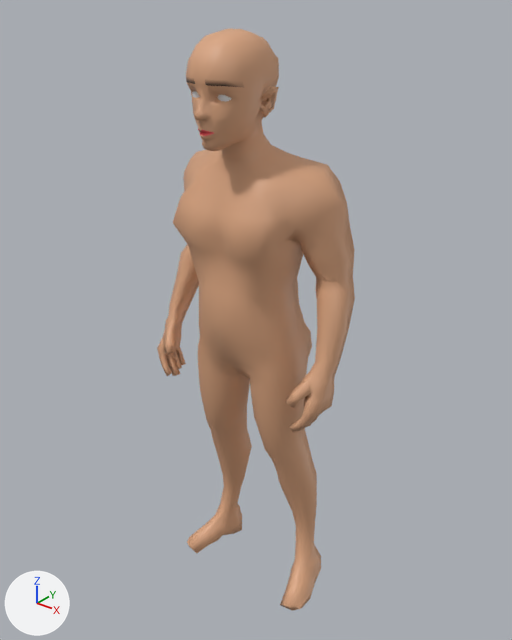
Two versions of the glTF model public/human.glb, one commit apart.
Both versions are drawn from a 50 mm camera at (4.19, -5.34, 6.59) aimed at (0.02, -0.13, 3.36). The lights are fixed; the arrows at lower left show +X, +Y and +Z. Vertices at the same position are counted once.

In view in the first picture: 'body'.
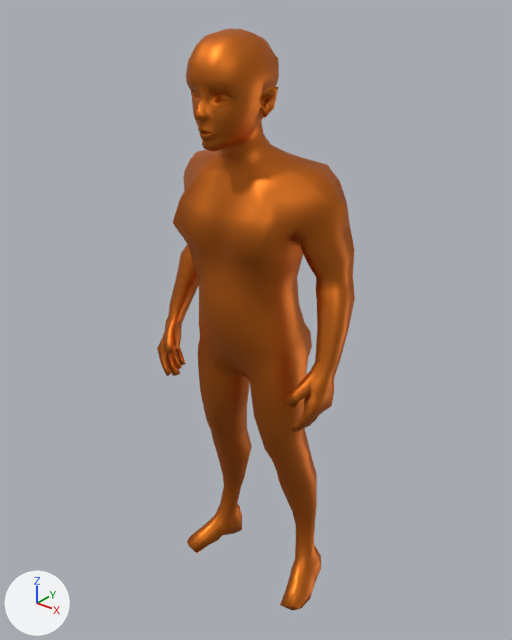
Changed parts and their boxes [x1, y1, x2, y2] in the pictures (512 x 640 px):
part 1 of me_plane, recoloured
    both: [157, 28, 355, 611]

What changed in the scene script:
```text
Add mat_material:
    mat_material = bpy.data.materials.new('Material')
    # nodes: BsdfPrincipled, Mix, OutputMaterial, VertexColor
    # colours: orange #d9772a
Change me_plane:
    where me_plane.from_pydata(...)  # 1635 vertices, 3254 faces; spans x -1.09..1.09, y -0.91..0.29, z 0.0..6.19
    used by ob_body; location = (0.0, 0.0, 0.0)
    remove me_plane.materials.append(mat_defaultmaterial)
    me_plane part 1: 3246 faces centred in x -1.08..1.08, y -0.9..0.27, z 0.0..6.17 are repainted in the vertex colours; the middle colour goes from beige #daa580 to white #ffffff
    add me_plane.materials.append(mat_material)
```
